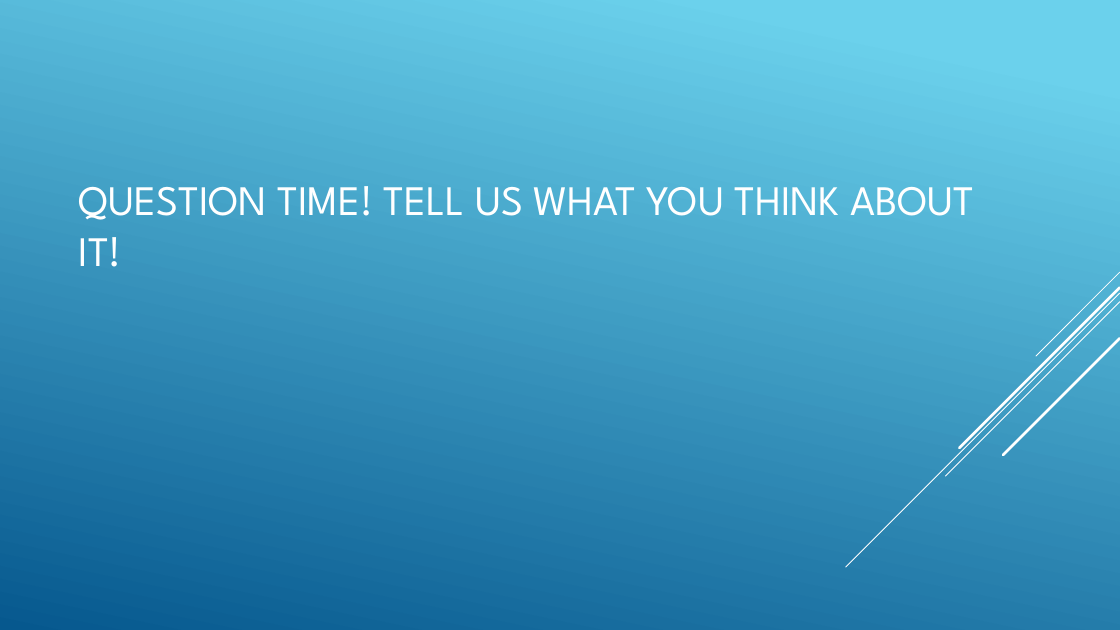
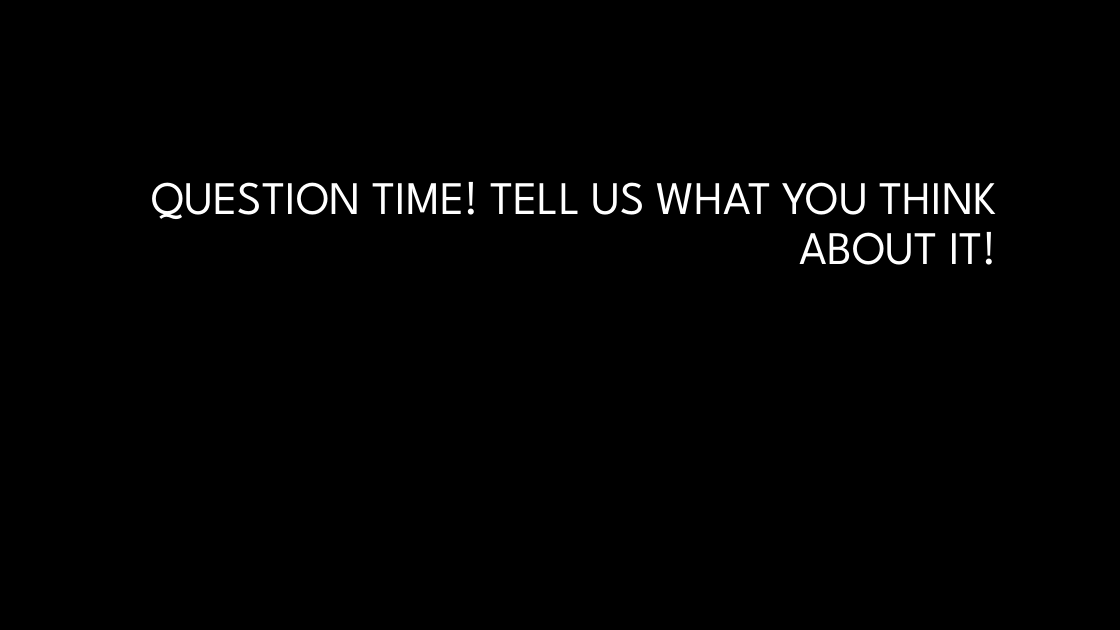
Before and after one commit to kakol20/HFG, a slide deck: slide 7 of Portfolio Project.pptx (slide 6 before the commit). Drawn at 1120x630 pixels with LibreOffice and Linux fonts; fonts in the diff are those of the drawing; background and template pictures are left out. Boxes give left, top, right and bottom in pixels: in the first picture for what was removed or moved away, otherwise in the second. Text is boxed around its words. In the diff, an @@ line names an element or a change of style, - is before the commit and + after.

```diff
--- a/Portfolio Project.pptx
+++ b/Portfolio Project.pptx
@@ background gradient #6ED2EB to #06588E to #000000 @@
@@ title "QUESTION TIME! TELL US WHAT ..." at (152,182,997,265): size 36 to 40 pt; alignment left to right; line spacing 1 to 0.9 @@
@@ group removed at (846,272,1120,567): 5 lines @@
```
Also in this commit, not shown: 6 other slides changed, 1 slide added.
